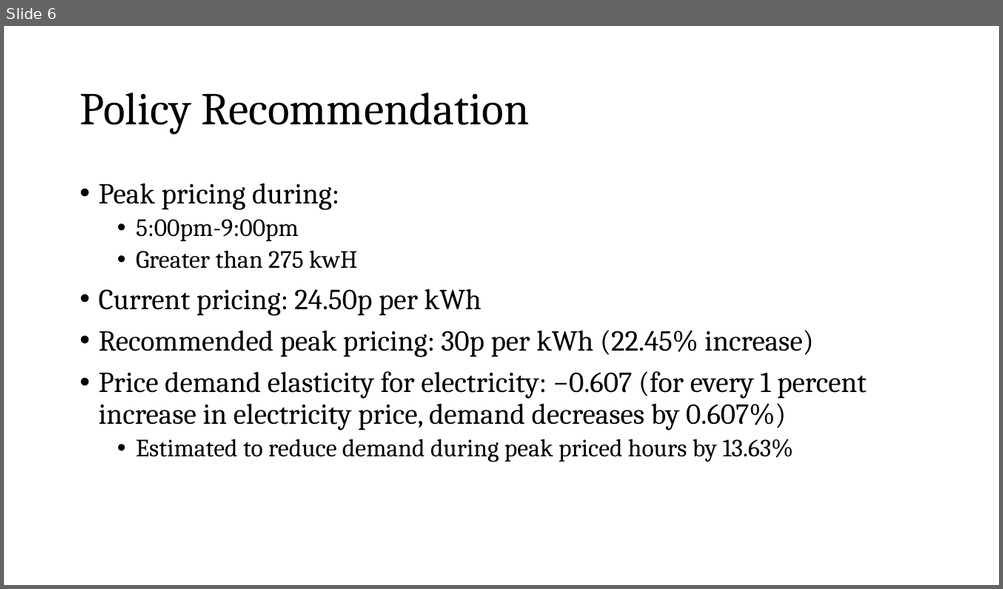
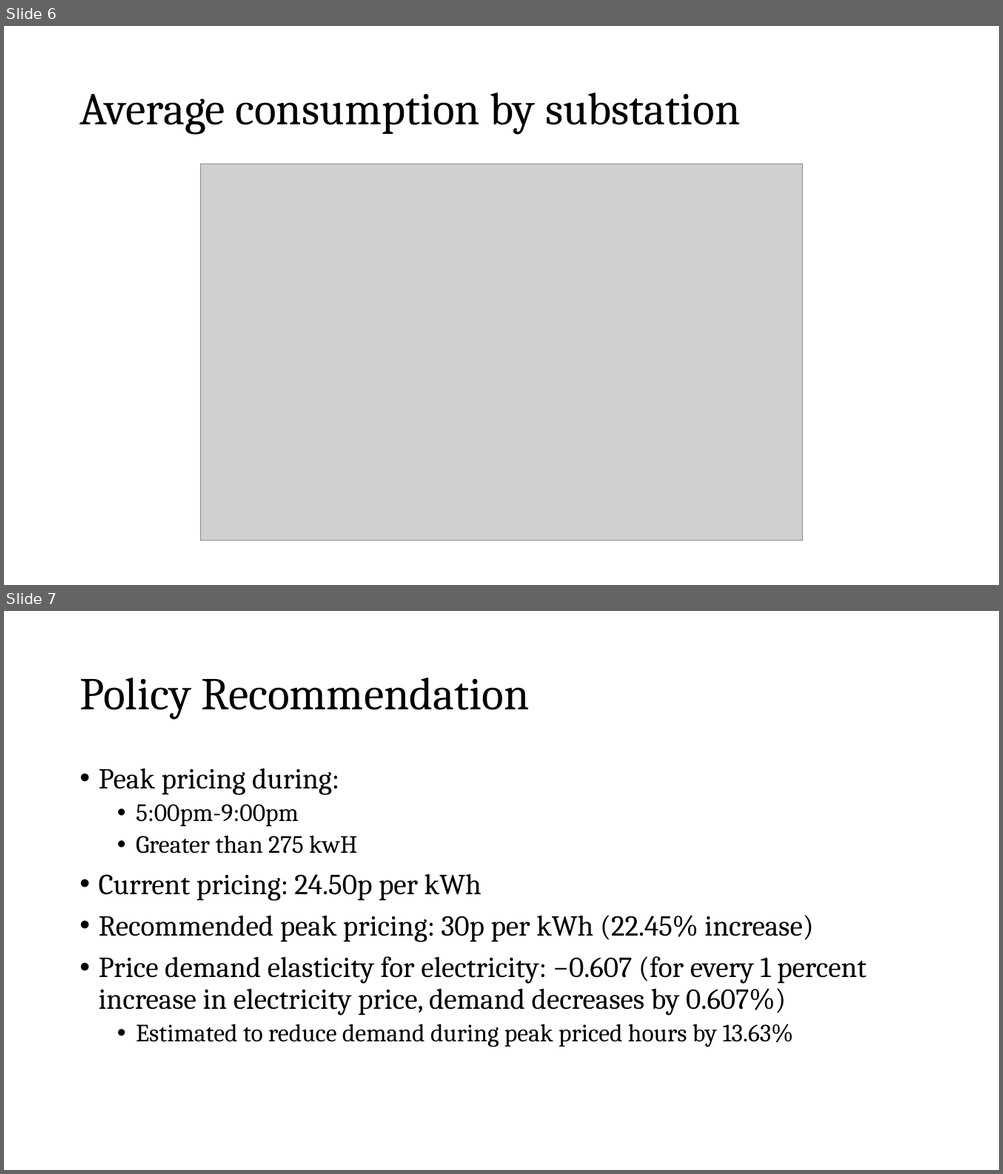
Before and after one commit to amjamz/30538-finalproject-smartmeters, a slide deck: Presentation.pptx. Shown one above the other, each under a label of ours: slide 6 before the commit, slides 6 and 7 after it. The pictures are 1003x589 and 1003x1174 pixels, drawn with LibreOffice and Linux fonts; fonts in the diff are those of the drawing; grey boxes stand for pictures. Boxes give left, top, right and bottom in pixels: in the first picture for what was removed or moved away, otherwise in the second. Text is boxed around its words. In the diff, an @@ line names an element or a change of style, - is before the commit and + after.

Commit message:
Finished PPT

```diff
--- a/Presentation.pptx
+++ b/Presentation.pptx
@@ slide 6 added at [4,26,999,585], background #FFFFFF @@
@@ title added at [79,93,740,135], 44 pt, text #000000 @@
+Average consumption by substation
@@ picture added at [201,164,802,541] @@
@@ what was slide 6 is now slide 7 @@
```
